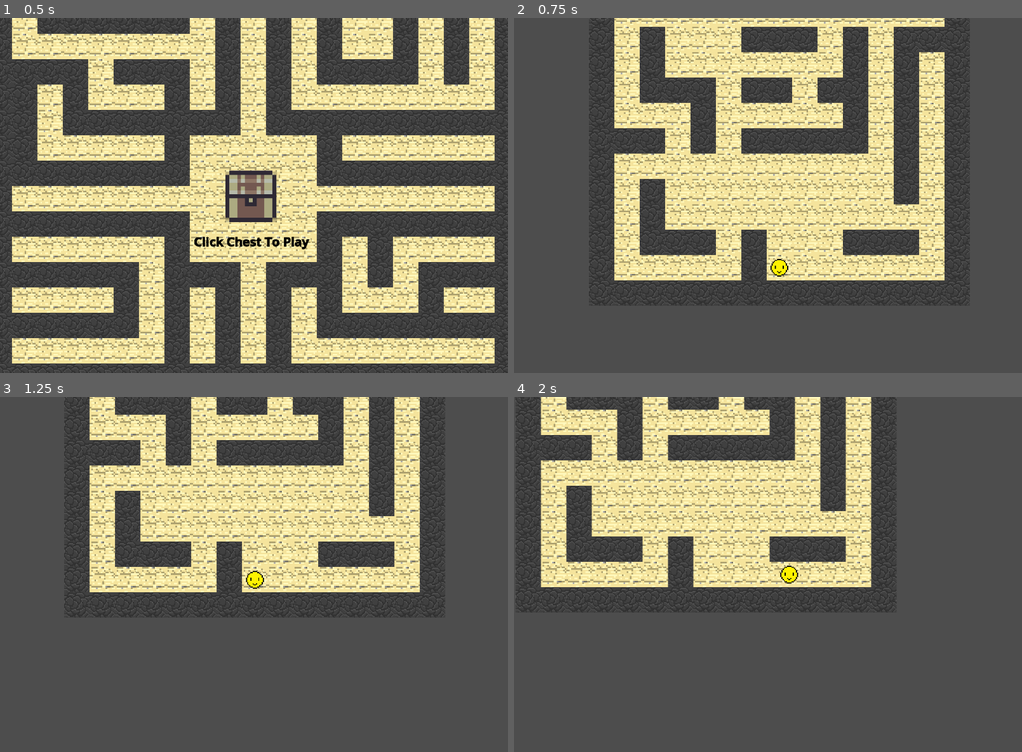
Above: before the commit, frames 1-4 (two rows, left to right).
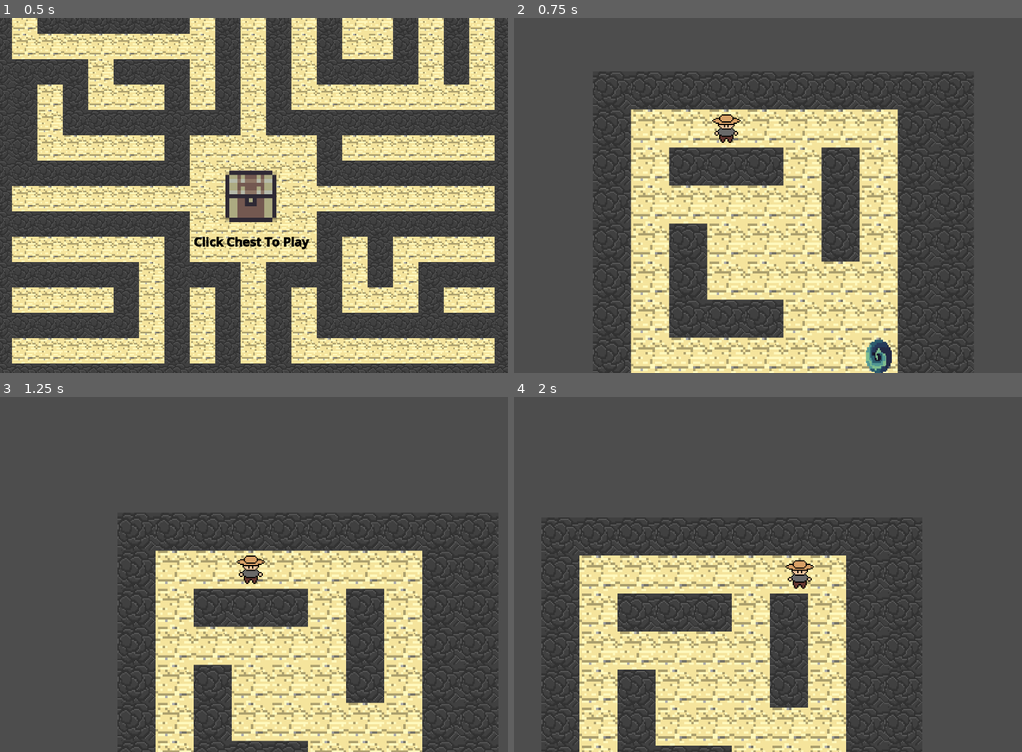
Above: after the commit, the same moments.

Repository: Imabubblr/raiders-lost-jam
Game: Godot game, scene res://Scenes/Main.tscn
Same seed, same stepped clock (60 frames per second), same inputs: the game is played once before the commit and once after it.
Inputs (mouse positions are in pixels of both pictures, inside the frame that each line leads up to):
- Up to frame 1 (0.5 s): no input
- Up to frame 2 (0.75 s): click (762, 195) at 0.5 s
- Up to frame 3 (1.25 s): no input
- Up to frame 4 (2 s): hold D (Right) from 1.28 s (still down)

Frame 1 is identical in both runs. In frame 2, 48% of the frame differs, in the area x 14-91%, y 0-100%; in frame 3, 50%, in the area x 12-99%, y 0-100%; in frame 4, 50%.

Commit message:
Added better(?) player sprite, bug fixes
I tried to draw a better character, still lacks animation

Fixed bug where you start at -1 mazes beat

Made enemy spawn in a bit slower

Diff:
--- a/Scenes/Maze1.tscn
+++ b/Scenes/Maze1.tscn
@@ -80,6 +80,7 @@
 path_atlas_coords = Vector2i(1, 0)
 player = NodePath("Player")
 enemy = NodePath("Enemy")
+wait_time = 2.0
 exit = NodePath("Exit")
 
 [node name="TileMapLayer" type="TileMapLayer" parent="."]
@@ -87,11 +88,11 @@
 
 [node name="Player" parent="." instance=ExtResource("3_y07e3")]
 position = Vector2(211, 208)
-scale = Vector2(0.7, 0.7)
 SPEED = 150.0
 
 [node name="Exit" type="Area2D" parent="."]
 position = Vector2(-606, -154)
+scale = Vector2(0.9, 0.9)
 collision_layer = 2
 collision_mask = 3
 
--- a/Scenes/Player.tscn
+++ b/Scenes/Player.tscn
@@ -1,12 +1,12 @@
 [gd_scene load_steps=16 format=3 uid="uid://ct3wdeic04hhf"]
 
 [ext_resource type="Script" uid="uid://cak77hgvqhr1t" path="res://Scripts/Player_Control.gd" id="1_kyqiw"]
-[ext_resource type="Texture2D" uid="uid://c54rpox6khk2b" path="res://Assets/Player.png" id="1_xhfnw"]
 [ext_resource type="Texture2D" uid="uid://cuw3dkawu4qve" path="res://Assets/WalkLeft.png" id="2_gntrk"]
 [ext_resource type="Texture2D" uid="uid://e6y3i8hoprjk" path="res://Assets/PlayerAnim.png" id="3_dewec"]
+[ext_resource type="Texture2D" uid="uid://bl3d3sti0ppwg" path="res://Assets/Basic Character.png" id="4_dewec"]
 
 [sub_resource type="CircleShape2D" id="CircleShape2D_dewec"]
-radius = 16.581278
+radius = 12.0415945
 
 [sub_resource type="AtlasTexture" id="AtlasTexture_nn08x"]
 atlas = ExtResource("2_gntrk")
@@ -98,7 +98,7 @@
 shape = SubResource("CircleShape2D_dewec")
 
 [node name="Camera2D" type="Camera2D" parent="."]
-zoom = Vector2(2, 2)
+zoom = Vector2(3, 3)
 position_smoothing_enabled = true
 
 [node name="AnimatedSprite2D" type="AnimatedSprite2D" parent="."]
@@ -108,4 +108,4 @@
 animation = &"Walk Right"
 
 [node name="Sprite2D" type="Sprite2D" parent="."]
-texture = ExtResource("1_xhfnw")
+texture = ExtResource("4_dewec")
--- a/Scripts/TestGen.gd
+++ b/Scripts/TestGen.gd
@@ -15,6 +15,7 @@
 
 @export var player: CharacterBody2D
 @export var enemy: Node2D
+@export var wait_time: float
 @export var exit: Node2D
 
 var mazes_solved: int = 0
@@ -27,7 +28,6 @@
 
 func _ready() -> void:
 	create_maze()
-	mazes_solved = -1
 
 func create_maze():
 
@@ -57,7 +57,7 @@
 
 	# Reposition existing enemy at entrance after 1.5 second
 	var spawn_position := _cell_to_global(maze.start)
-	await get_tree().create_timer(1.5).timeout
+	await get_tree().create_timer(wait_time).timeout
 	enemy.global_position = spawn_position
 	enemy.visible = true
 	enemy.set_physics_process(true)
Binary file added: Assets/Basic Character.png
Not shown, added: Assets/Basic Character.png.import
